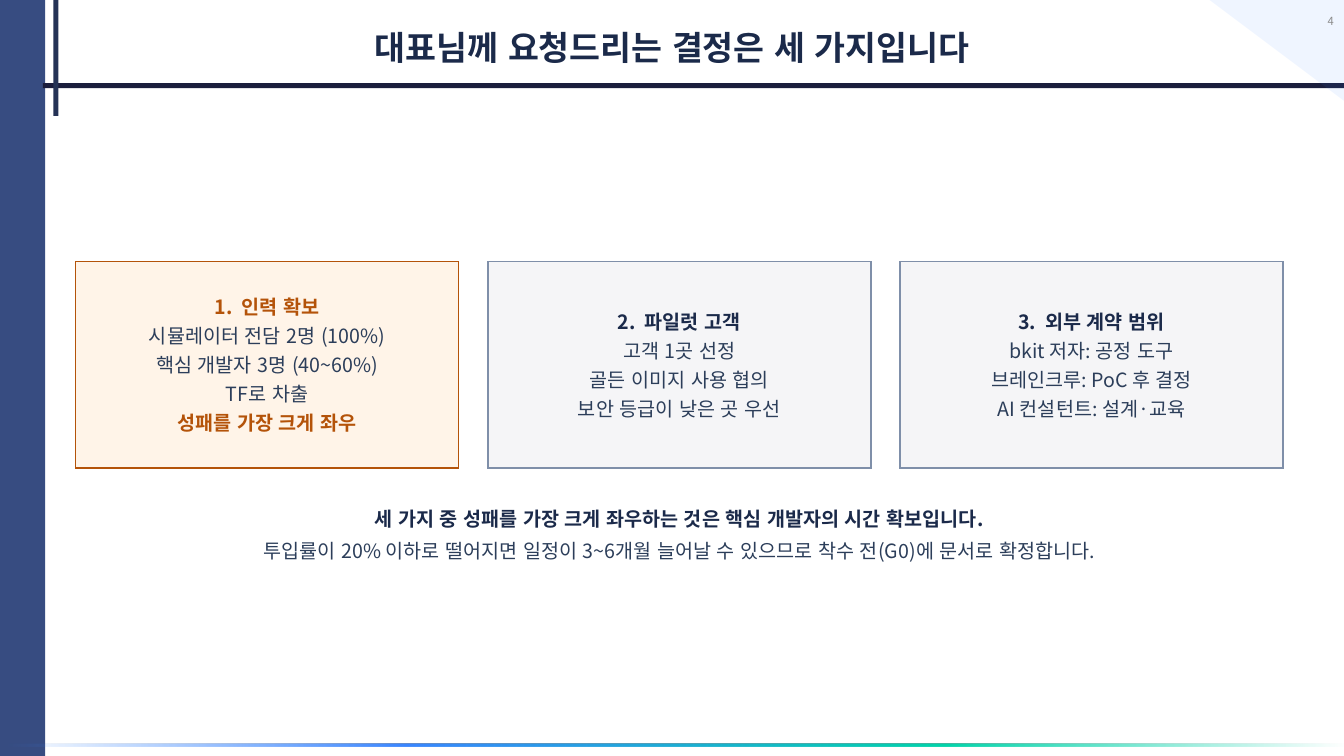
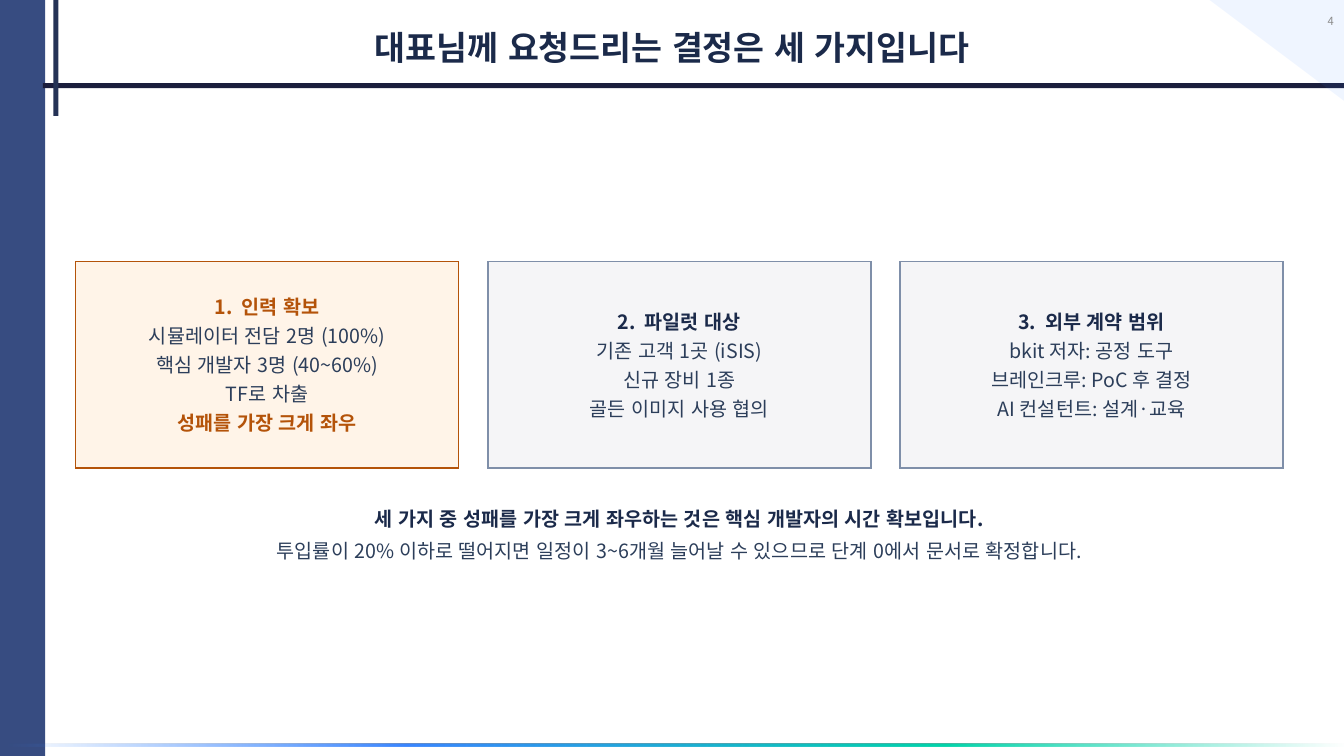
Before and after one commit to donchang07/tmb-2027, a slide deck: slide 4 of deliverables/Intekplus_AI_Upgrade_Proposal.pptx. Drawn at 1344x756 pixels with LibreOffice and Linux fonts; fonts in the diff are those of the drawing. Boxes give left, top, right and bottom in pixels: in the first picture for what was removed or moved away, otherwise in the second. Text is boxed around its words. In the diff, an @@ line names an element or a change of style, - is before the commit and + after.

```diff
--- a/deliverables/Intekplus_AI_Upgrade_Proposal.pptx
+++ b/deliverables/Intekplus_AI_Upgrade_Proposal.pptx
@@ text in rectangle at (597,312,762,389): text changed; text colour #1B2A4A to #2C3E5A; bold off @@
-2. 파일럿 고객
-고객 1곳 선정
+2. 파일럿 대상
+기존 고객 1곳 (iSIS)
+신규 장비 1종
@@ text in rectangle at (578,399,780,418): paragraph removed @@
-보안 등급이 낮은 곳 우선
@@ text at (277,541,1082,560): text changed @@
-투입률이 20% 이하로 떨어지면 일정이 3~6개월 늘어날 수 있으므로 착수 전(G0)에 문서로 확정합니다.
+투입률이 20% 이하로 떨어지면 일정이 3~6개월 늘어날 수 있으므로 단계 0에서 문서로 확정합니다.
```
Also in this commit, not shown: 11 other slides changed, 8 slides added, 2 slides removed, 2 other files.
